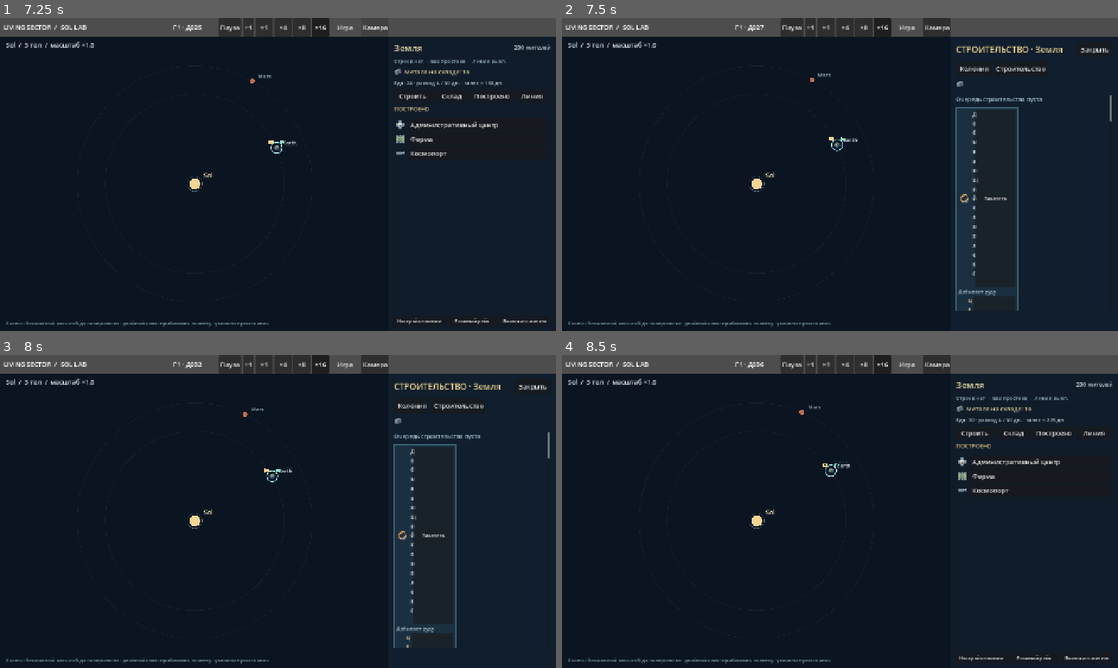
Above: before the commit, frames 1-4 (two rows, left to right).
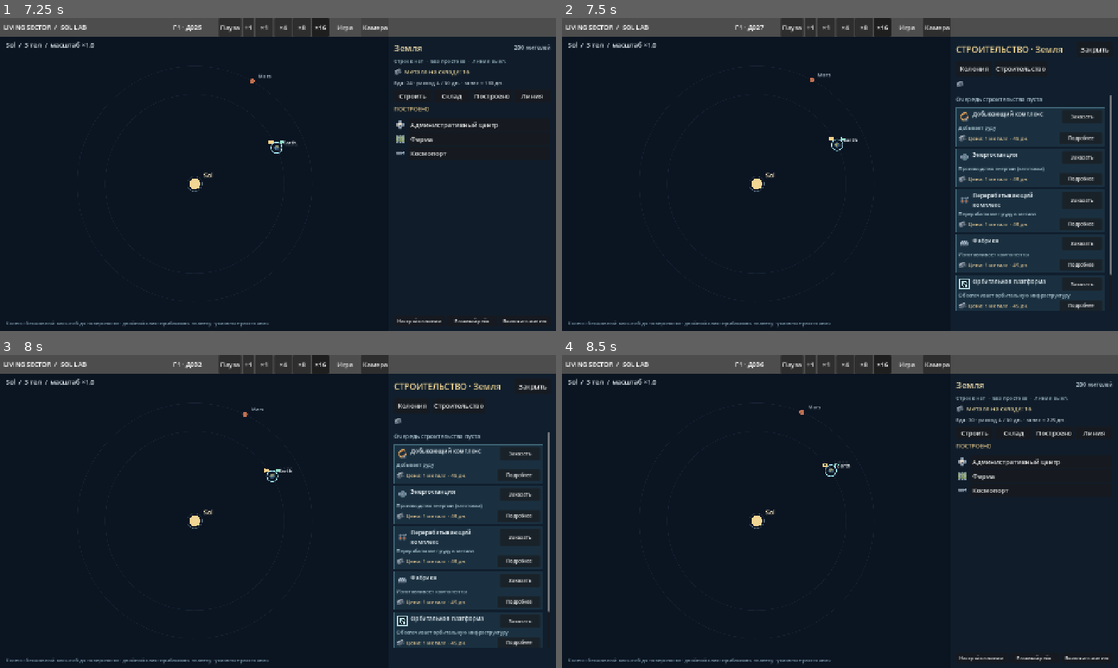
Above: after the commit, the same moments.

Repository: Mefits/Living-Sector
Game: Godot game, scene res://scenes/main.tscn
Same seed, same stepped clock (60 frames per second), same inputs: the game is played once before the commit and once after it.
Inputs:
- Up to frame 1 (7.25 s): click "Пауза" at 0.5 s; click "Продолжить" at 1.25 s; click "+1" at 2 s; click "×1" at 2.75 s; click "×4" at 3.5 s; click "×8" at 4.25 s; click "×16" at 5 s; click "Игра" at 5.75 s; click "Камера" at 6.5 s
- Up to frame 2 (7.5 s): click "Строить" at 7.25 s
- Up to frame 3 (8 s): no input
- Up to frame 4 (8.5 s): click "Закрыть" at 8 s

Frame 1 is identical in both runs. In frame 2, 3.2% of the frame differs, in the area x 70-99%, y 28-94%; in frame 3, 3.2%; in frame 4, nothing differs.

Commit message:
fix(sol_lab): stretch build rows to the full narrow colony dock; assert readable titles

Diff:
--- a/sol_lab/scripts/building_browser.gd
+++ b/sol_lab/scripts/building_browser.gd
@@ -66,12 +66,14 @@
  _button(navigation, "Колония", func(): close_requested.emit())
  _button(navigation, "Строительство", _navigate.bind("build"))
  var stock_bar := HBoxContainer.new()
+ stock_bar.size_flags_horizontal = Control.SIZE_EXPAND_FILL
  stock_bar.add_theme_constant_override("separation", 5)
  layout.add_child(stock_bar)
  var stock_icon: TextureRect = Icons.make_icon("metals", false, 20)
  if stock_icon != null:
   stock_bar.add_child(stock_icon)
  colony_line = _label(stock_bar, "", 14, Color("#e1d1a4"))
+ colony_line.custom_minimum_size.x = 190
  colony_line.clip_text = true
  colony_line.text_overrun_behavior = TextServer.OVERRUN_TRIM_ELLIPSIS
 
@@ -80,6 +82,8 @@
  layout.add_child(tabs)
 
  scroll = ScrollContainer.new()
+ # This dock does not have a horizontal-scrolling catalog: fill its width.
+ scroll.horizontal_scroll_mode = ScrollContainer.SCROLL_MODE_DISABLED
  scroll.size_flags_vertical = Control.SIZE_EXPAND_FILL
  scroll.size_flags_horizontal = Control.SIZE_EXPAND_FILL
  layout.add_child(scroll)
@@ -373,9 +377,15 @@
   return
  if page != "admin_buildings":
   grid.columns = 1
+  # ScrollContainer does not necessarily stretch nested VBox/Grid children.
+  # Without explicit min widths it shrunk the entire building row to 150px,
+  # wrapping full names one CHARACTER per line at 1366 and at 1920.
+  var row_width: float = maxf(260.0, dock_width - 44.0)
+  cards_root.custom_minimum_size.x = row_width
+  grid.custom_minimum_size.x = row_width
   for card in card_nodes:
    if is_instance_valid(card):
-    card.custom_minimum_size = Vector2(0, 48)
+    card.custom_minimum_size = Vector2(row_width, 0.0)
   return
  var columns: int = 3 if dock_width >= 690.0 else (
   2 if dock_width >= 475.0 else 1)
--- a/sol_lab/tests/sol_colony_control_check.gd
+++ b/sol_lab/tests/sol_colony_control_check.gd
@@ -83,6 +83,10 @@
    "full building title "+id)
   check(str(row["button"].text) != "" and row["card"].size.x <=
    game.browser.size.x, "order button inside dock "+id)
+  check(row["card"].size.x >= game.browser.size.x - 56,
+   "build row consumes available dock width "+id)
+  check(row["title"].size.x >= 110,
+   "building title has readable width "+id)
  var refinery_id: String = click_build("refinery")
  check(stock("earth") == old_metals - 1,
   "building debits once")
@@ -264,6 +268,14 @@
    "catalog same width at %dx%d" % [dimension[0],dimension[1]])
   check(game.browser.scroll.size.y > 120,
    "catalog list scroll fits %dx%d" % [dimension[0],dimension[1]])
+  for id in ["refinery","factory","orbital_platform"]:
+   var expanded: Dictionary = game.browser.build_controls.get(id,{})
+   if expanded.is_empty() or not expanded["card"].visible:
+    continue
+   check(expanded["card"].size.x >= game.browser.size.x - 56 and
+    expanded["title"].size.x >= 110,
+    "full-name building row readable at %dx%d: %s" % [
+     dimension[0],dimension[1],id])
   for id in ["administrative_center","mining_rig","spaceport"]:
    var row: Dictionary = game.browser.build_controls.get(id,{})
    if row.is_empty() or not row["card"].visible:
